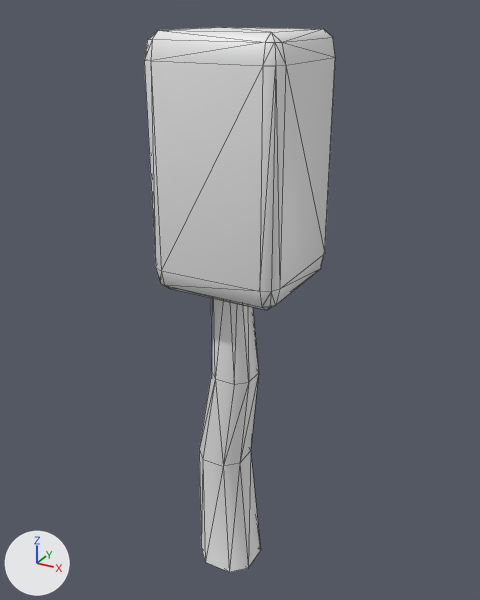
The glTF model assets/myassets/kamish.glb, before and after one commit.
The view is the same before and after, from a 50 mm camera at (0.237, -0.381, 0.464) aimed at (0.006, 0.04, 0.254). Lighting does not change. The marker at lower left points along +X, +Y and +Z. The picture after the commit comes second. Mesh edges are drawn as thin lines. Where no turn or scale is listed for an object, it has been applied to the vertices.

Script lines for the objects in view, before the commit:
```python
mat_x1 = principled_material('x1')
mat_x1.base_color = (0.85, 0.85, 0.85)  # white #ededed
mat_x1.metallic = 0.05
me_mesh0 = bpy.data.meshes.new('Mesh0')
me_mesh0.from_pydata(...)  # 88 vertices, 168 faces; spans x -0.036..0.063, y -0.019..0.08, z 0.0..0.451
me_mesh0.materials.append(mat_x1)  # white #ededed
ob_node1 = bpy.data.objects.new('Node1', me_mesh0)
ob_node1.location = (0.0, 0.0, 0.0)
```
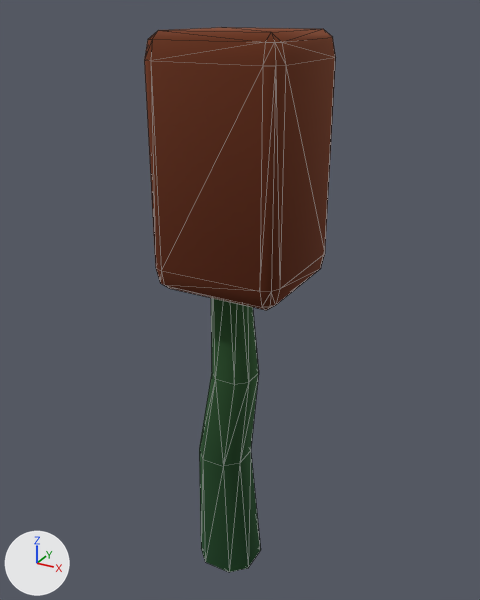
What changed in the scene script:
```text
Add img_image_0:
    img_image_0 = load_image('Image_0', '_unpacked/Image_0', 512, 512, 'sRGB')
Change mat_x1:
    remove mat_x1.base_color = (0.85, 0.85, 0.85)  # white #ededed
    add mat_x1.texture = img_image_0
    mat_x1.metallic: 0.05 -> 1.0
    mat_x1.roughness: 0.5 -> 1.0
```

Where the change shows, as pixel boxes [x1, y1, x2, y2] in the pictures (480 x 600 px):
'Node1', surface changed (white to brown)
    both: [144, 27, 336, 572]
